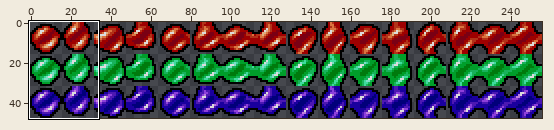
Two versions of one sprite sheet, assets/blob.png. Above: a wide view before the commit, with the close-up outlined.
Close-up. Before the commit:
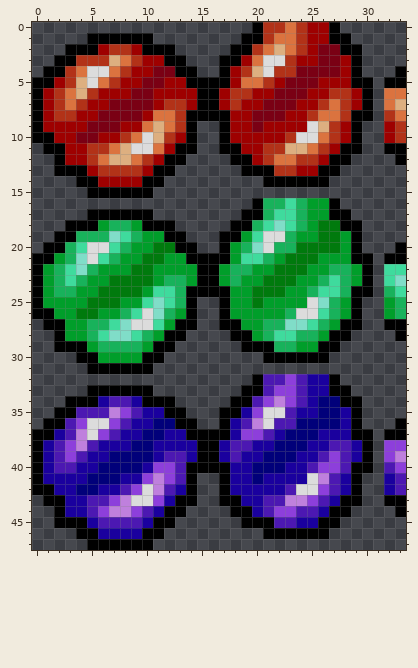
The file is 256x48 pixels. Shown: x 0..33, y 0..47.
And afterwards:
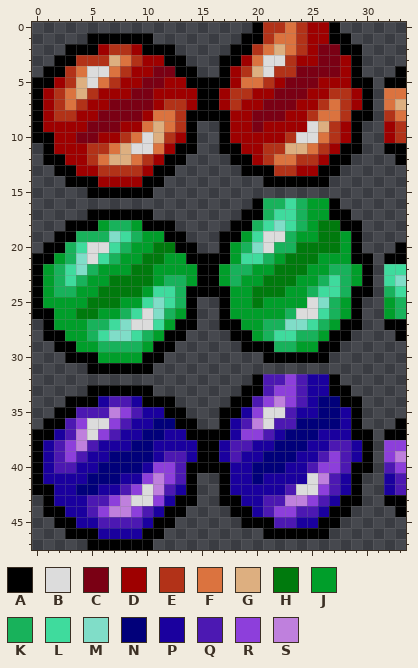
Palette (. is transparent): A #000000  B #dcdcdc  C #7a0014  D #9e0000  E #b23218  F #db733f  G #ddaf80  H #007a0d  J #009e2a  K #18b25b  L #3fdb9d  M #80ddc8  N #01007a  P #1a009e  Q #4c18b2  R #8d3fdb  S #bf80dd
From old to new:
There is now colour A in row 12 at x 1; in row 14 at x 3; in row 28 at x 1; in row 30 at x 3; in row 44 at x 1; in row 46 at x 3.
The edit turns colour A into colour D in row 11 at x 2; in row 13 at x 4.
The edit turns colour A into colour J in row 27 at x 2; in row 29 at x 4.
The edit turns colour A into colour P in row 43 at x 2; in row 45 at x 4.
Pixel boxes of the changes (left, top, right, bottom) in both close-ups:
changed: (43, 143, 87, 187)
changed: (43, 319, 87, 363)
changed: (43, 495, 87, 539)
